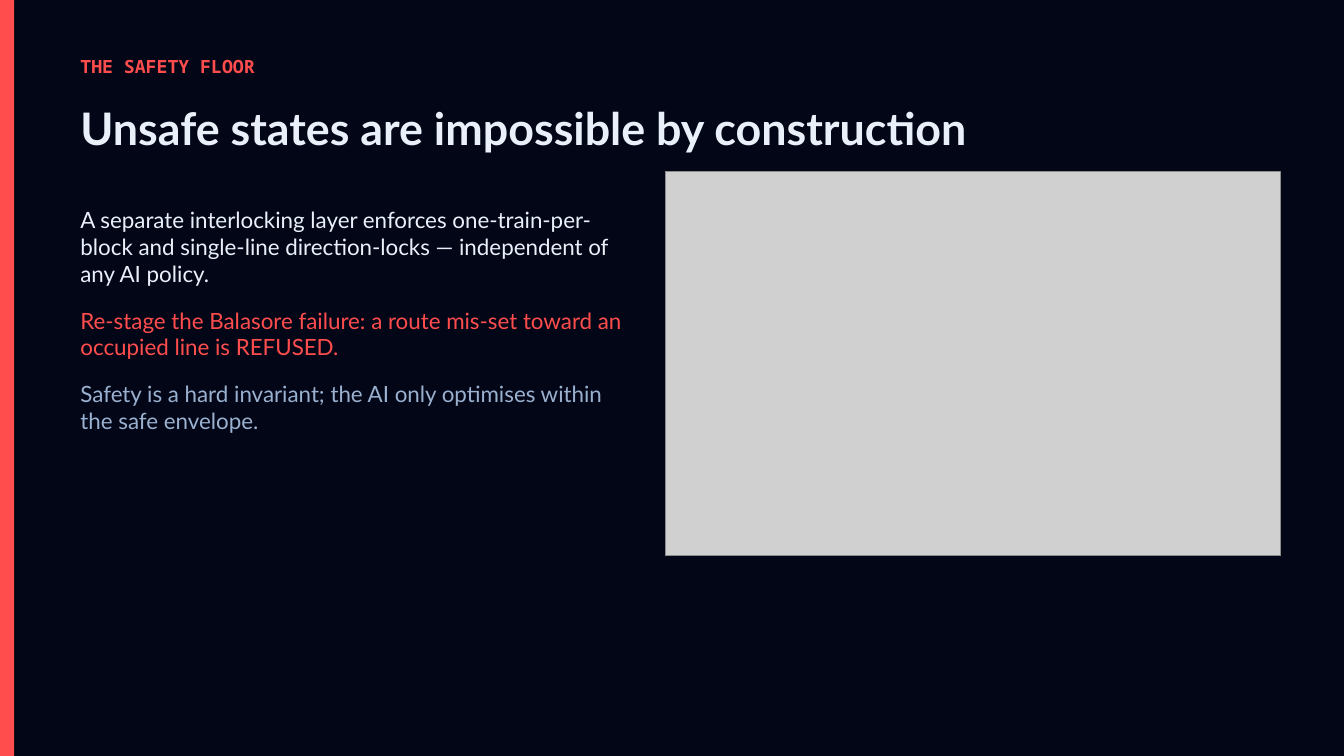
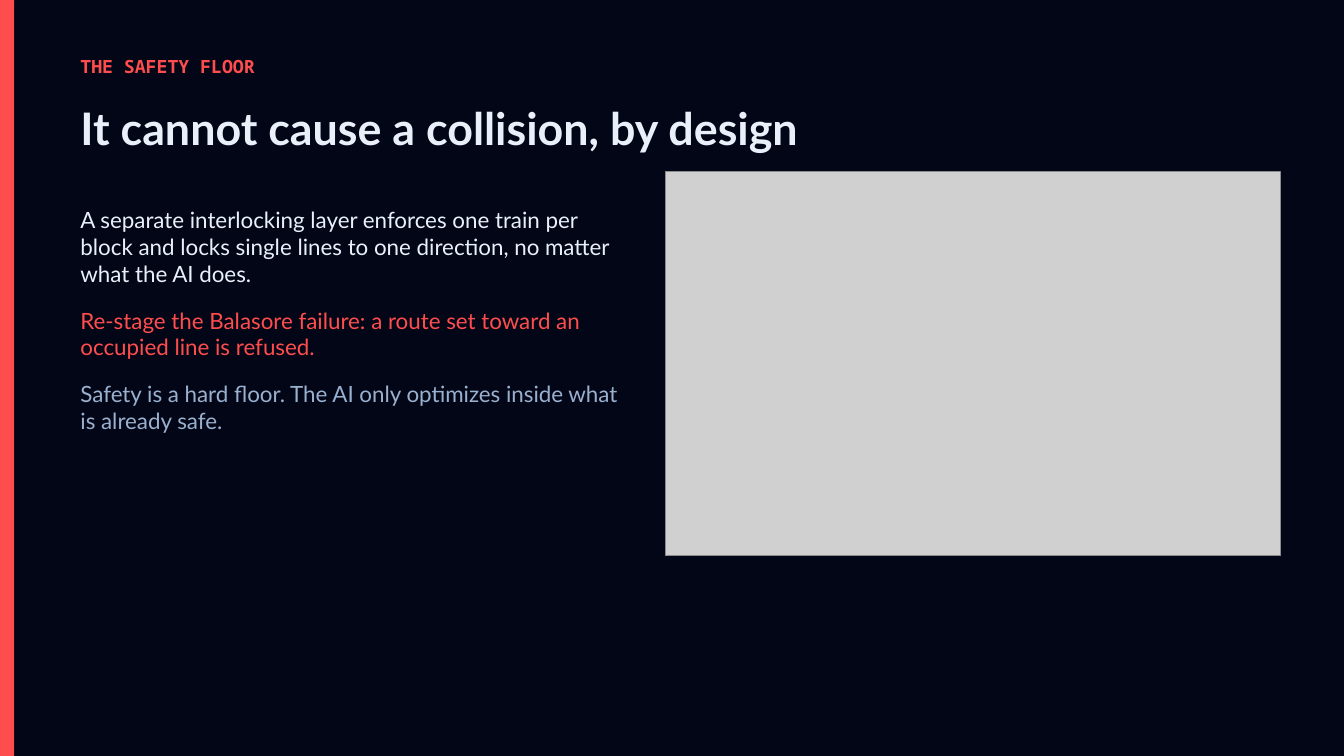
Before and after one commit to garvitsurana271/pravaah, a slide deck: slide 9 of Pravaah-Deck.pptx. Drawn at 1344x756 pixels with LibreOffice and Linux fonts; fonts in the diff are those of the drawing; grey boxes stand for pictures. Boxes give left, top, right and bottom in pixels: in the first picture for what was removed or moved away, otherwise in the second. Text is boxed around its words. In the diff, an @@ line names an element or a change of style, - is before the commit and + after.

```diff
--- a/Pravaah-Deck.pptx
+++ b/Pravaah-Deck.pptx
@@ text at (80, 111, 797, 153): text changed @@
-Unsafe states are impossible by construction
+It cannot cause a collision, by design
@@ text at (80, 211, 617, 433): text changed @@
-A separate interlocking layer enforces one-train-per-block and single-line direction-locks — independent of any AI policy.
-Re-stage the Balasore failure: a route mis-set toward an occupied line is REFUSED.
-Safety is a hard invariant; the AI only optimises within the safe envelope.
+A separate interlocking layer enforces one train per block and locks single lines to one direction, no matter what the AI does.
+Re-stage the Balasore failure: a route set toward an occupied line is refused.
+Safety is a hard floor. The AI only optimizes inside what is already safe.
```
Also in this commit, not shown: 11 other slides changed, 1 slide added, 1 slide removed, 18 other files.
